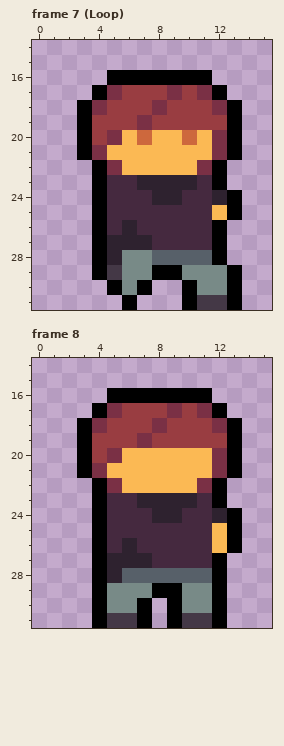
A pixel-art file gets an edit: player_new.aseprite. The picture above is the old version.
16x32 pixels, 8 frames. Shown: frame 7 (Loop): x 0..15, y 14..31; frame 8: x 0..15, y 14..31. The commit also changed other frames, which this record leaves out.
The result:
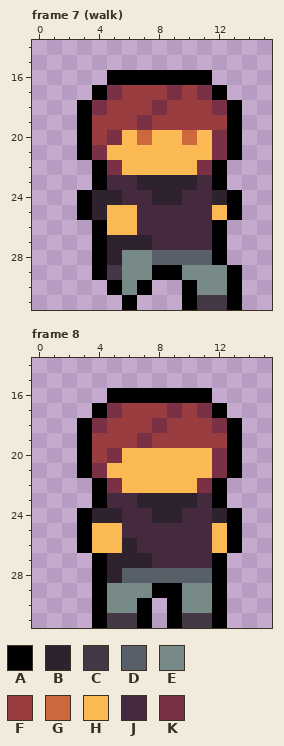
Palette (. is transparent): A #000000  B #2e222f  C #443846  D #576069  E #788a87  F #993d41  G #cd683d  H #fbb954  J #45293f  K #7a3045
Changes in this commit:
layer "Layer 2" added
Changed rows in their new state; - is an unchanged pixel.
Frame 7 (walk), layer "Layer 2":
first column x 3:
24 ABB-
25 ABHH
26 --HH
Frame 8, layer "Layer 2":
first column x 3:
24 ABB
25 AHH
26 AHH
